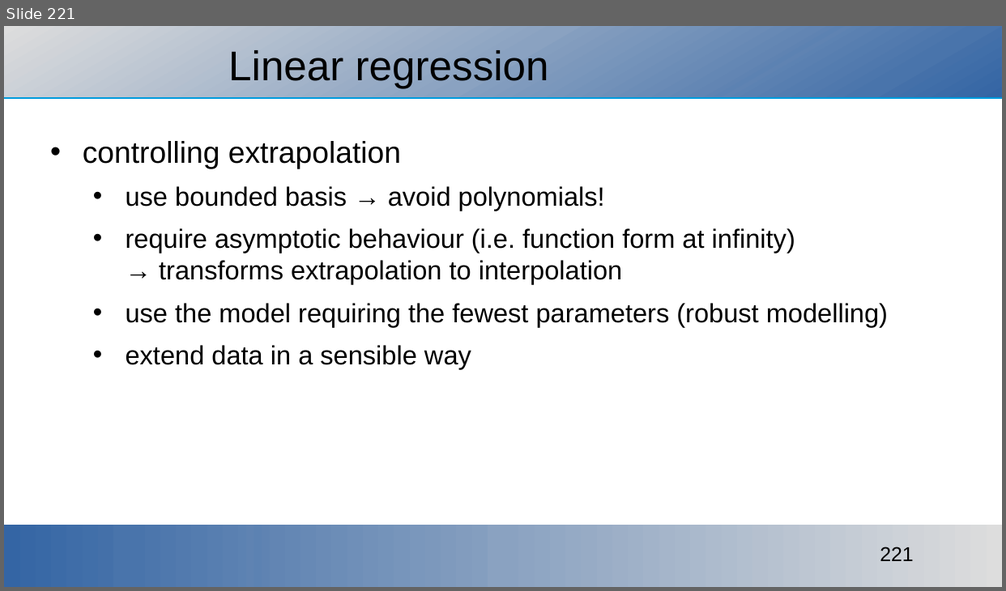
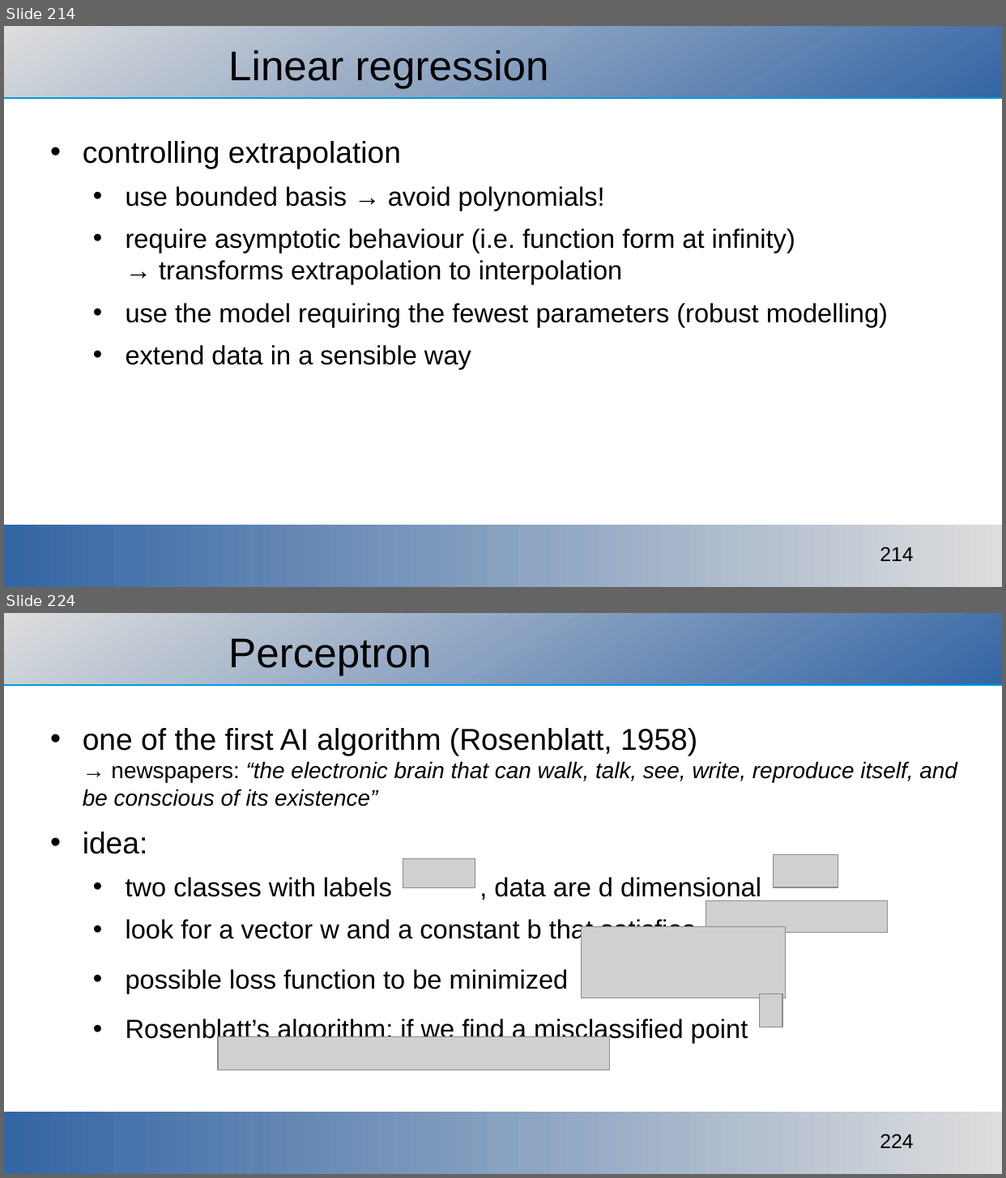
Before and after one commit to ajakovac/ML-in-Practice-I, a slide deck: ML in practice.odp. Shown one above the other, each under a label of ours: slide 221 before the commit, slides 214 and 224 after it; the slides between them are not shown. The pictures are 1006x591 and 1006x1178 pixels, drawn with LibreOffice and Linux fonts; fonts in the diff are those of the drawing; grey boxes stand for pictures; background and template pictures are left out. Boxes give left, top, right and bottom in pixels: in the first picture for what was removed or moved away, otherwise in the second. Text is boxed around its words. In the diff, an @@ line names an element or a change of style, - is before the commit and + after.

Commit message:
nonlinear regression, perceptron

```diff
--- a/ML in practice.odp
+++ b/ML in practice.odp
@@ slide 224 added at (4,613,1002,1174), background #FFFFFF; not listed: 3 template elements that a slide beside it also shows @@
@@ title added at (228,638,431,675), 33 pt, text #000000 @@
+Perceptron
@@ text added at (83,728,957,1043), 21 pt, text #000000 @@
+• one of the first AI algorithm (Rosenblatt, 1958)
+  → newspapers: “the electronic brain that can walk, talk, see, write, reproduce itself, and be conscious of its existence”
+• idea:
+  • two classes with labels , data are d dimensional
+  • look for a vector w and a constant b that satisfies
+  • possible loss function to be minimized
+  • Rosenblatt’s algorithm: if we find a misclassified point
@@ picture added at (773,854,838,888) @@
@@ picture added at (403,859,475,888) @@
@@ picture added at (707,901,888,933) @@
@@ picture added at (582,927,786,999) @@
@@ picture added at (761,995,782,1028) @@
@@ picture added at (218,1037,610,1071) @@
@@ what was slide 221 is now slide 214 @@
@@ page number at (880,547,913,561): text changed @@
-221
+214
```
Also in this commit, not shown: 8 slides changed, 11 other slides added, 2 slides removed, 7 other files.
